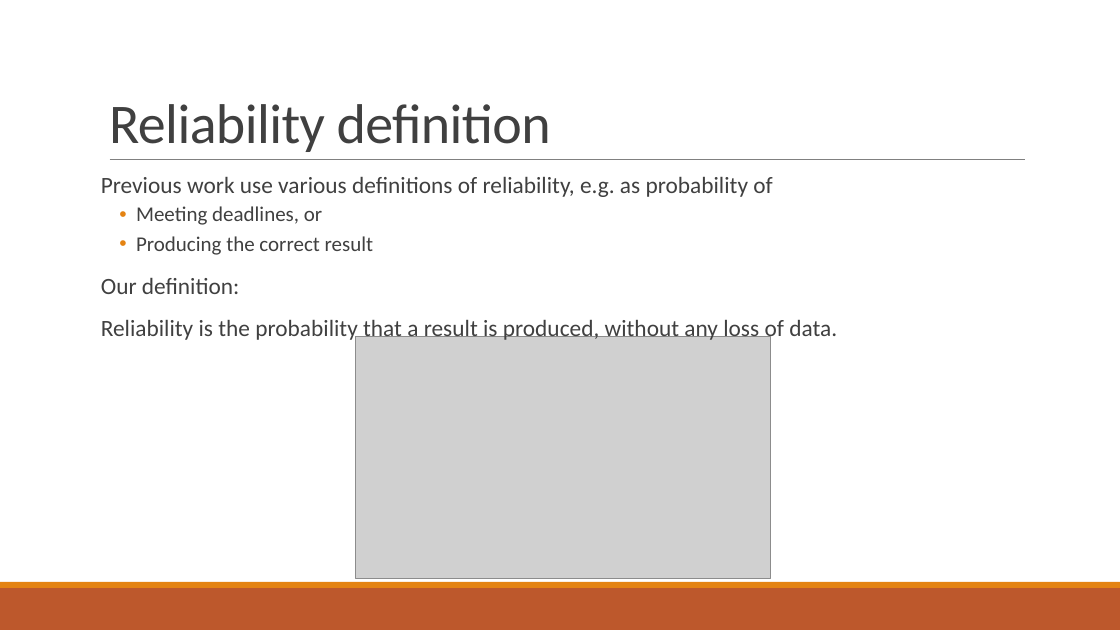
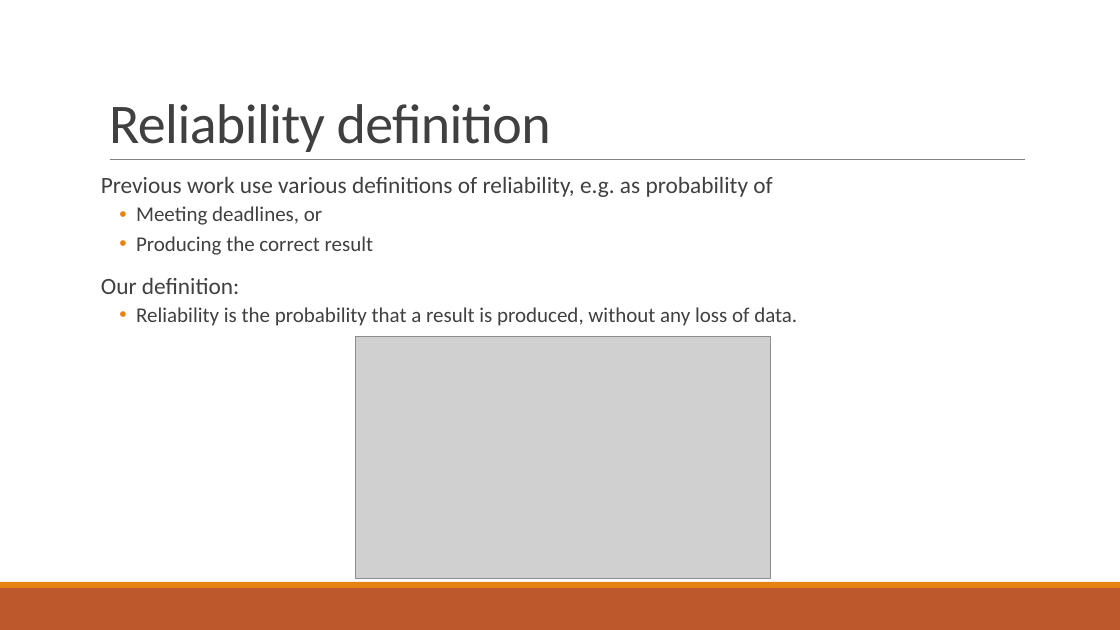
Before and after one commit to PStahl/master_thesis, a slide deck: slide 9 of presentation/presentation2.pptx. Drawn at 1120x630 pixels with LibreOffice and Linux fonts; fonts in the diff are those of the drawing; grey boxes stand for pictures. Boxes give left, top, right and bottom in pixels: in the first picture for what was removed or moved away, otherwise in the second. Text is boxed around its words. In the diff, an @@ line names an element or a change of style, - is before the commit and + after.

Commit message:
update presentation

```diff
--- a/presentation/presentation2.pptx
+++ b/presentation/presentation2.pptx
@@ text at <box>136,307,797,326</box>: size 20 to 18 pt in "Reliability is the probability that a result ..."; bullet none to •; list level 1 to 2 in "Reliability is the probability that ..." @@
```
